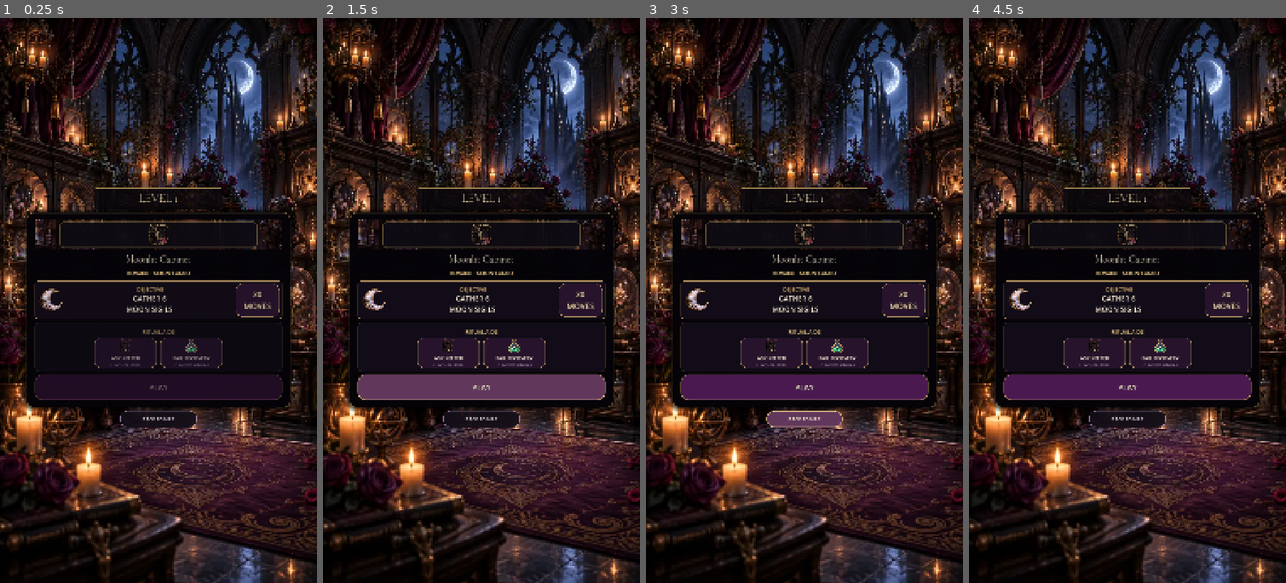
Above: before the commit, frames 1-4 (left to right).
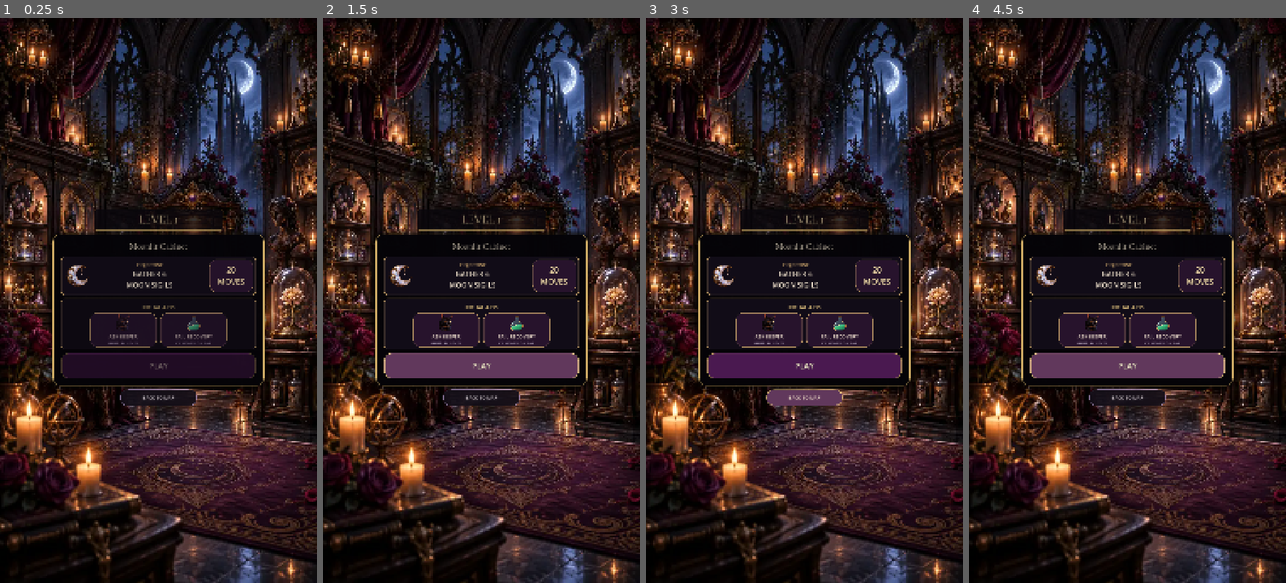
Above: after the commit, the same moments.

Repository: Jay-prodesign/akilta-match3
Game: Godot game, scene res://src/ui/prestart/level_prestart.tscn
The game is run twice, just before and just after one commit, with the same random seed, the same clock (stepped at 60 frames per second) and the same inputs. This scene is started directly instead of the project's main scene.
Inputs (mouse positions are in pixels of both pictures, inside the frame that each line leads up to):
- Up to frame 1 (0.25 s): no input
- Up to frame 2 (1.5 s): click "PLAY" at 0.5 s; click "PLAY" at 1.25 s
- Up to frame 3 (3 s): click "PLAY" at 2 s; click "BACK TO MAP" at 2.75 s
- Up to frame 4 (4.5 s): move the mouse to (1197, 272) at 3.52 s; click (1197, 272) at 3.67 s; drag from (1064, 328) to (1111, 413) at 4.27 s

The runs differ from the first frame. In frame 1, 14% of the frame differs, in the area x 6-94%, y 30-73%; in frame 2, 16%; in frame 3, 17%; in frame 4, 16%.

Commit message:
Tighten prestart to the locked objective and aid hierarchy

Diff:
--- a/src/ui/prestart/level_prestart.gd
+++ b/src/ui/prestart/level_prestart.gd
@@ -83,10 +83,12 @@
 		"authored_level_artwork": level_artwork != null and level_artwork.texture != null,
 		"authored_ritual_aids": keeper_aid_art != null and keeper_aid_art.texture != null and recovery_aid_art != null and recovery_aid_art.texture != null,
 		"north_star_readability": title_label != null and title_label.get_theme_font_size("font_size") >= 32 and objective_label != null and objective_label.get_theme_font_size("font_size") >= 24 and start_button != null and start_button.custom_minimum_size.y >= 84.0,
-		"north_star_decision_stack": level_plaque != null and leve …(73 unchanged characters)… ze.y <= 78.0 and ritual_art != null and ritual_art.custom_minimum_size.y <= 110.0 and objective_band != null and objective_band.custom_minimum_size.y >= 124.0 and objective_band.custom_minimum_size.y <= 140.0 and ritual_aids != null and ritual_aids.custom_minimum_size.y >= 136.0 and ritual_aids.custom_minimum_size.y <= 152.0 and start_button.custom_minimum_size. …(103 unchanged characters)…
-		"truthful_two_aid_row": keeper_chip != null and recovery_chip != null and keeper_chip.custom_minimum_size.x >= 200.0 and keeper_chip.custom_minimum_size.x <= 220.0 and recovery_chip.custom_minimum_size.x >= 200.0 and recovery_chip.custom_minimum_size.x <= 220.0,
+		"north_star_decision_stack": level_plaque != null and leve …(73 unchanged characters)… ze.y <= 78.0 and ritual_art != null and not ritual_art.visible and objective_band != null and objective_band.custom_minimum_size.y >= 124.0 and objective_band.custom_minimum_size.y <= 140.0 and ritual_aids != null and ritual_aids.custom_minimum_size.y >= 158.0 and ritual_aids.custom_minimum_size.y <= 174.0 and start_button.custom_minimum_size. …(103 unchanged characters)…
+		"truthful_two_aid_row": keeper_chip != null and recovery_chip != null and keeper_chip.custom_minimum_size.x >= 220.0 and keeper_chip.custom_minimum_size.x <= 234.0 and recovery_chip.custom_minimum_size.x >= 220.0 and recovery_chip.custom_minimum_size.x <= 234.0,
+		"hero_strip_subordinate": ritual_art != null and not ritual_art.visible and reward_label != null and not reward_label.visible,
 		"truthful_aid_semantics": ($Layout/Card/Content/RitualAids/Column/RitualAidsHeading as Label).text == "RITUAL AIDS" a …(220 unchanged characters)…
 		"note_subordinate": note_label != null and not note_label.visible,
+		"reward_truth_retained": reward_label != null and not reward_label.text.is_empty(),
 		"scene_authored_prestart_chrome": ($Layout/Card as PanelContainer).get_theme_stylebox("panel") is StyleBoxFlat and le …(507 unchanged characters)…
 		"runtime_ui_factory": false
 	}
--- a/src/ui/prestart/level_prestart.tscn
+++ b/src/ui/prestart/level_prestart.tscn
@@ -162,7 +162,7 @@
 vertical_alignment = 1
 
 [node name="Card" type="PanelContainer" parent="Layout"]
-custom_minimum_size = Vector2(900, 0)
+custom_minimum_size = Vector2(720, 0)
 layout_mode = 2
 size_flags_horizontal = 4
 size_flags_vertical = 0
@@ -174,7 +174,8 @@
 alignment = 0
 
 [node name="RitualArt" type="Control" parent="Layout/Card/Content"]
-custom_minimum_size = Vector2(0, 104)
+visible = false
+custom_minimum_size = Vector2(0, 0)
 layout_mode = 2
 mouse_filter = 2
 clip_contents = true
@@ -196,16 +197,18 @@
 modulate = Color(0.82, 0.77, 0.86, 0.62)
 
 [node name="Title" type="Label" parent="Layout/Card/Content"]
+custom_minimum_size = Vector2(0, 42)
 layout_mode = 2
 theme_override_colors/font_color = Color(0.988, 0.933, 0.831, 1)
 theme_override_colors/font_outline_color = Color(0.02, 0.015, 0.025, 0.96)
 theme_override_constants/outline_size = 4
-theme_override_font_sizes/font_size = 34
+theme_override_font_sizes/font_size = 30
 text = "Moonlit Cabinet"
 horizontal_alignment = 1
 
 [node name="Reward" type="Label" parent="Layout/Card/Content"]
-custom_minimum_size = Vector2(0, 32)
+visible = false
+custom_minimum_size = Vector2(0, 0)
 layout_mode = 2
 theme_override_colors/font_color = Color(0.902, 0.772, 0.502, 1)
 theme_override_font_sizes/font_size = 18
@@ -284,7 +287,7 @@
 autowrap_mode = 2
 
 [node name="RitualAids" type="PanelContainer" parent="Layout/Card/Content"]
-custom_minimum_size = Vector2(0, 144)
+custom_minimum_size = Vector2(0, 166)
 layout_mode = 2
 theme_override_styles/panel = SubResource("AidPanel")
 
@@ -314,7 +317,7 @@
 alignment = 1
 
 [node name="KeeperChip" type="PanelContainer" parent="Layout/Card/Content/RitualAids/Column/AidRow"]
-custom_minimum_size = Vector2(210, 104)
+custom_minimum_size = Vector2(226, 116)
 layout_mode = 2
 size_flags_horizontal = 0
 theme_override_styles/panel = SubResource("AidChip")
@@ -325,7 +328,7 @@
 alignment = 1
 
 [node name="Art" type="TextureRect" parent="Layout/Card/Content/RitualAids/Column/AidRow/KeeperChip/Content"]
-custom_minimum_size = Vector2(56, 56)
+custom_minimum_size = Vector2(64, 64)
 layout_mode = 2
 size_flags_horizontal = 4
 mouse_filter = 2
@@ -347,7 +350,7 @@
 horizontal_alignment = 1
 
 [node name="RecoveryChip" type="PanelContainer" parent="Layout/Card/Content/RitualAids/Column/AidRow"]
-custom_minimum_size = Vector2(210, 104)
+custom_minimum_size = Vector2(226, 116)
 layout_mode = 2
 size_flags_horizontal = 0
 theme_override_styles/panel = SubResource("AidChip")
@@ -358,7 +361,7 @@
 alignment = 1
 
 [node name="Art" type="TextureRect" parent="Layout/Card/Content/RitualAids/Column/AidRow/RecoveryChip/Content"]
-custom_minimum_size = Vector2(56, 56)
+custom_minimum_size = Vector2(64, 64)
 layout_mode = 2
 size_flags_horizontal = 4
 mouse_filter = 2
--- a/tests/unit/test_prestart_authored_production_screen.gd
+++ b/tests/unit/test_prestart_authored_production_screen.gd
@@ -30,6 +30,8 @@
 	_expect(bool(contract.get("north_star_readability", false)), "Prestart must retain a strong North Star title/objective/Play hierarchy")
 	_expect(bool(contract.get("north_star_decision_stack", false)), "Prestart must follow the locked compact Level → objective/moves → truthful aids → Play composition")
 	_expect(bool(contract.get("truthful_two_aid_row", false)), "Prestart must present only the two real aid affordances instead of fabricating a third booster")
+	_expect(bool(contract.get("hero_strip_subordinate", false)), "Prestart must not let the ritual-art/reward strip compete with the locked objective → aids → Play hierarchy")
+	_expect(bool(contract.get("reward_truth_retained", false)), "Prestart reward truth must remain bound even when visually subordinate")
 	_expect(bool(contract.get("truthful_aid_semantics", false)), "Prestart ritual aids must remain explicitly truthful and not masquerade as pre-spend boosters")
 	_expect(bool(contract.get("note_subordinate", false)), "Long explanatory copy must not compete with the primary prestart decision")
 	_expect(bool(contract.get("scene_authored_prestart_chrome", false)), "Prestart must preserve clean scene-authored gold/plum materials without stretched 9-slice nesting")
